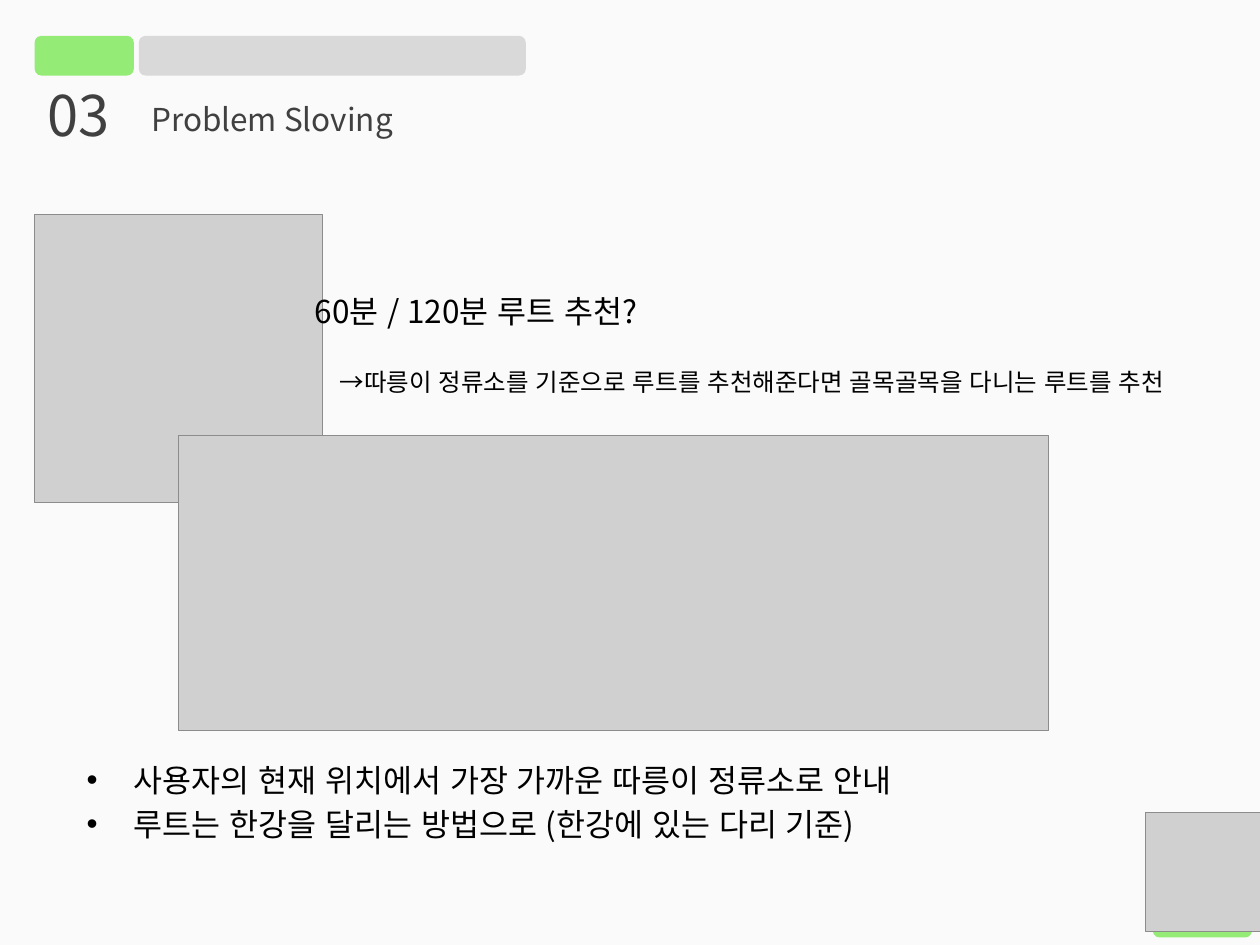
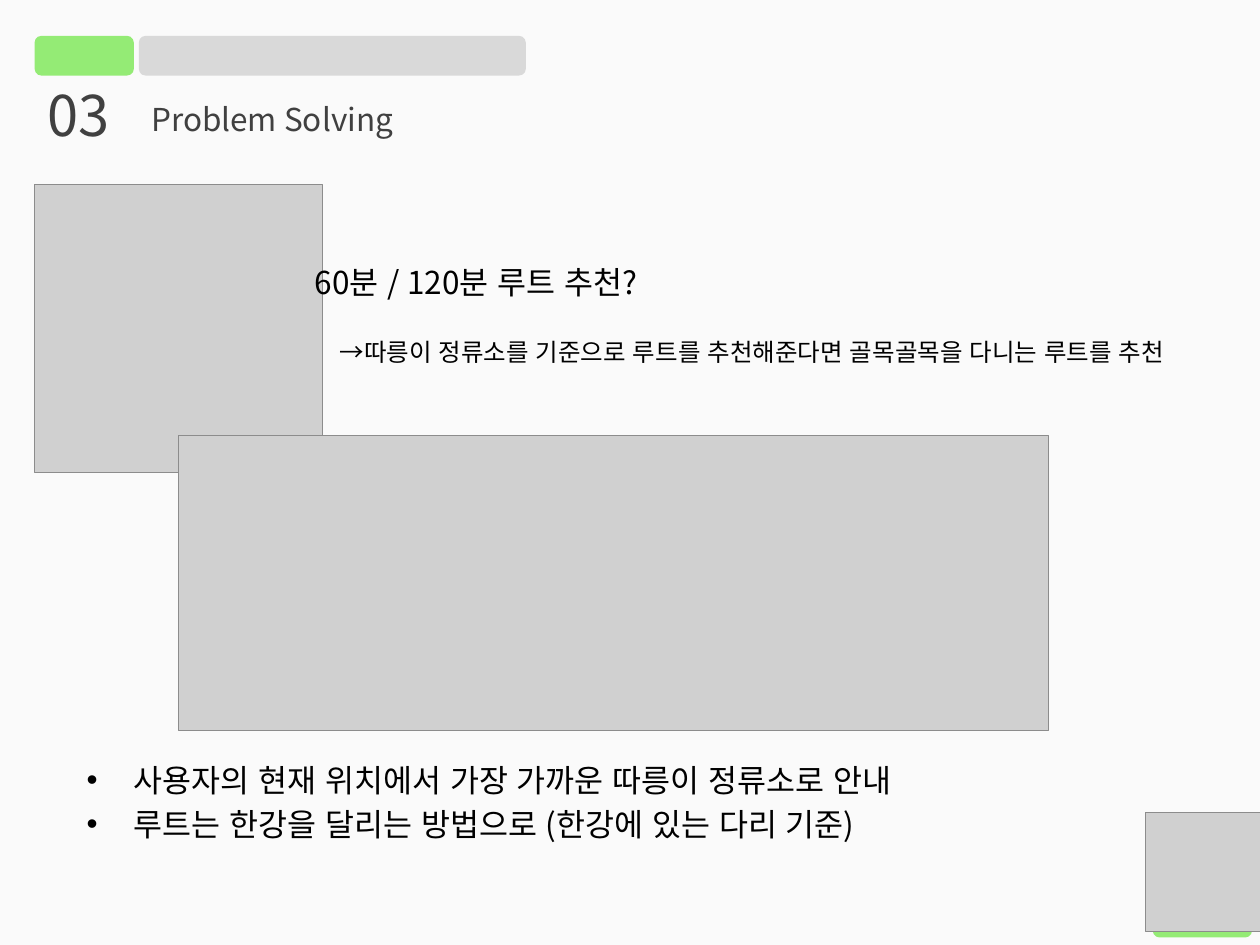
Before and after one commit to HyunjunJoo/DataStructure, a slide deck: slide 7 of 20131409_주현준_ProblemSolving.pptx. Drawn at 1260x945 pixels with LibreOffice and Linux fonts; fonts in the diff are those of the drawing; grey boxes stand for pictures. Boxes give left, top, right and bottom in pixels: in the first picture for what was removed or moved away, otherwise in the second. Text is boxed around its words. In the diff, an @@ line names an element or a change of style, - is before the commit and + after.

Commit message:
2주-1

```diff
--- a/20131409_주현준_ProblemSolving.pptx
+++ b/20131409_주현준_ProblemSolving.pptx
@@ text at (151, 106, 393, 139): text changed @@
-Problem Sloving
+Problem Solving
@@ 2 texts, 1 picture: place and size @@
-2 texts, 1 picture at (35, 214, 1164, 501)
+2 texts, 1 picture at (35, 185, 1164, 472)
```
Also in this commit, not shown: 1 slide added.
